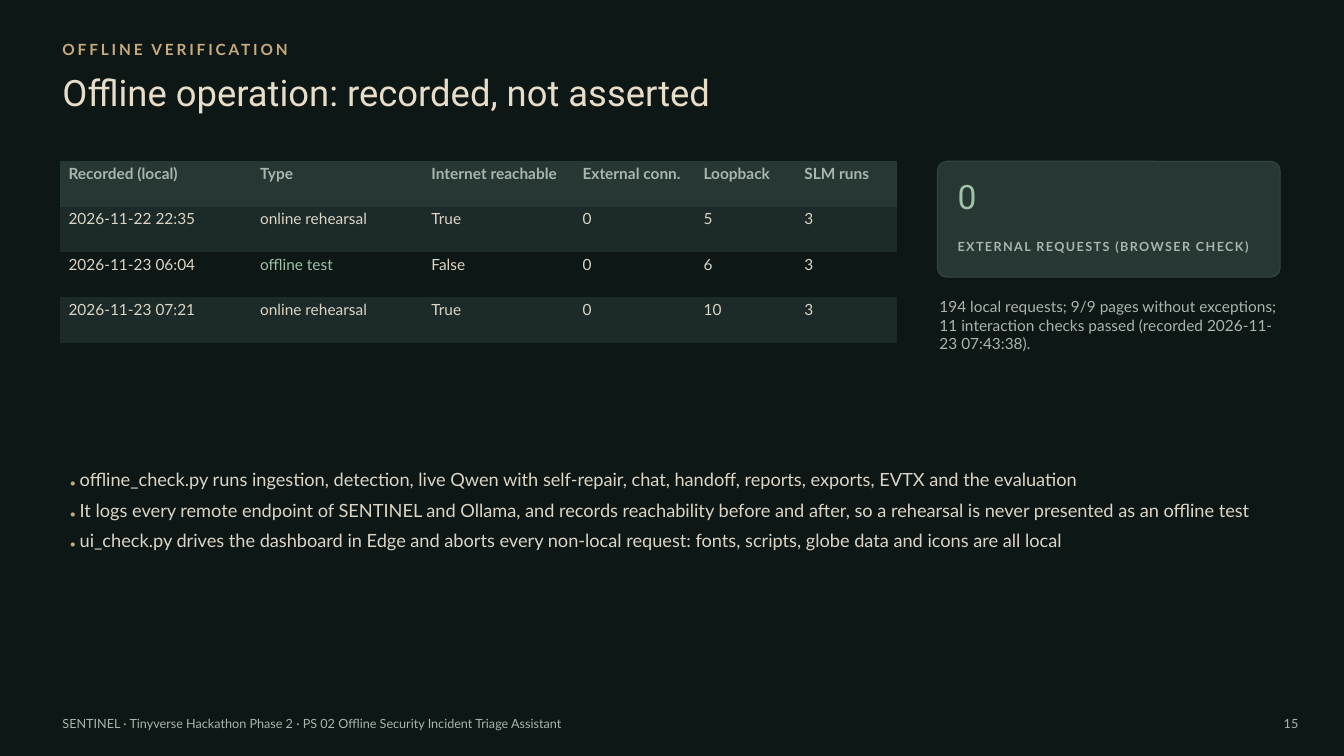
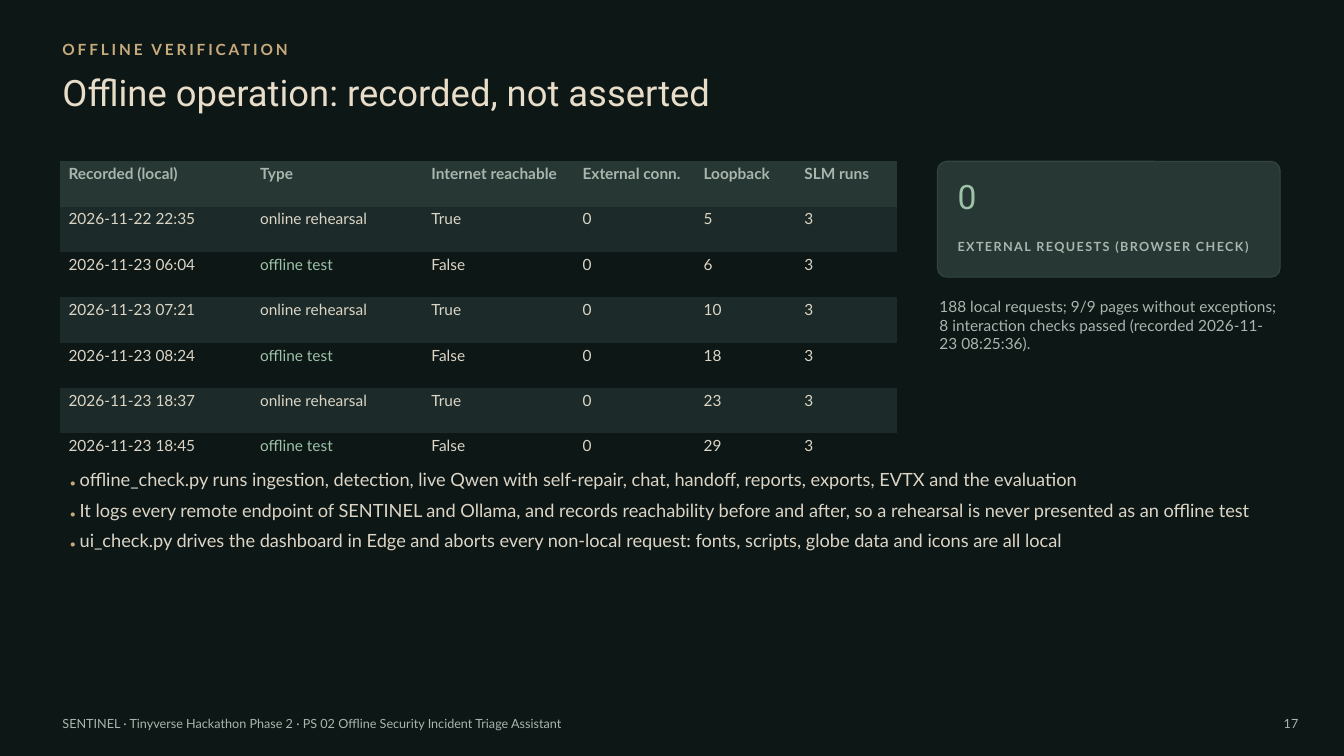
Before and after one commit to dakshitha0705/SENTINEL, a slide deck: slide 17 of presentation/SENTINEL_Tinyverse_PS02.pptx (slide 15 before the commit). Drawn at 1344x756 pixels with LibreOffice and Linux fonts; fonts in the diff are those of the drawing. Boxes give left, top, right and bottom in pixels: in the first picture for what was removed or moved away, otherwise in the second. Text is boxed around its words. In the diff, an @@ line names an element or a change of style, - is before the commit and + after.

```diff
--- a/presentation/SENTINEL_Tinyverse_PS02.pptx
+++ b/presentation/SENTINEL_Tinyverse_PS02.pptx
@@ table at (60, 161, 897, 479) @@
+row 5: 2026-11-23 08:24 | offline test | False | 0 | 18 | 3
+row 6: 2026-11-23 18:37 | online rehearsal | True | 0 | 23 | 3
+row 7: 2026-11-23 18:45 | offline test | False | 0 | 29 | 3
@@ text at (939, 300, 1276, 351): text changed @@
-194 local requests; 9/9 pages without exceptions; 11 interaction checks passed (recorded 2026-11-23 07:43:38).
+188 local requests; 9/9 pages without exceptions; 8 interaction checks passed (recorded 2026-11-23 08:25:36).
@@ text at (1284, 719, 1299, 728): text changed @@
-15
+17
```
Also in this commit, not shown: 14 other slides changed, 2 slides added, 15 other files.
